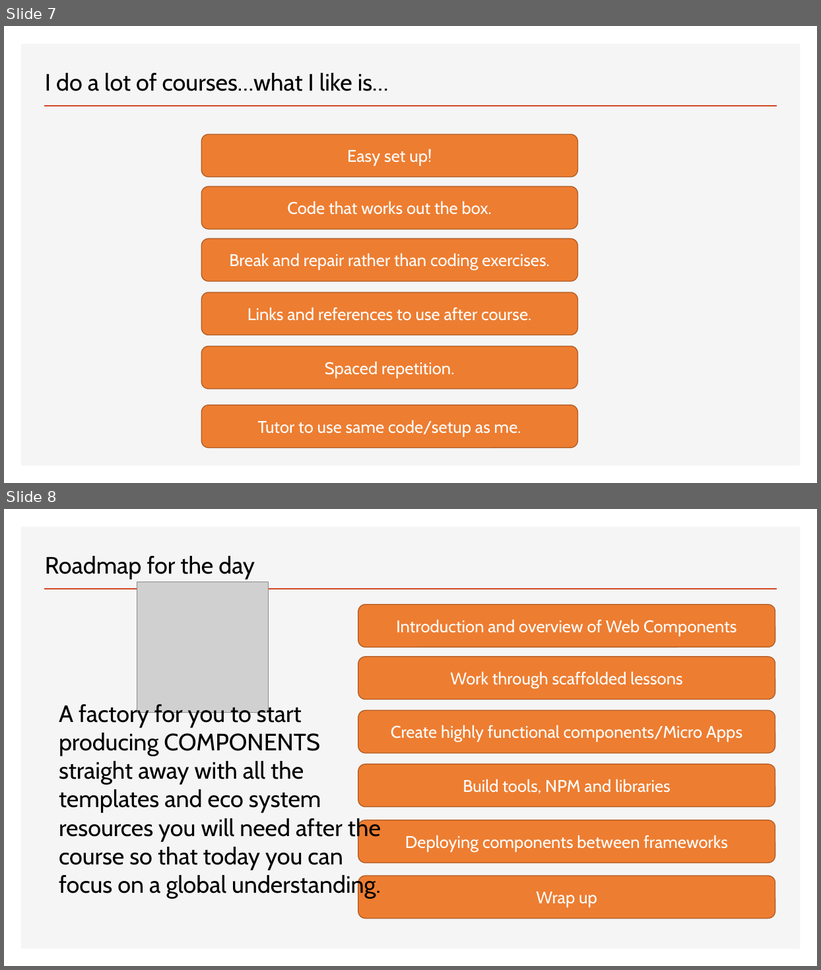
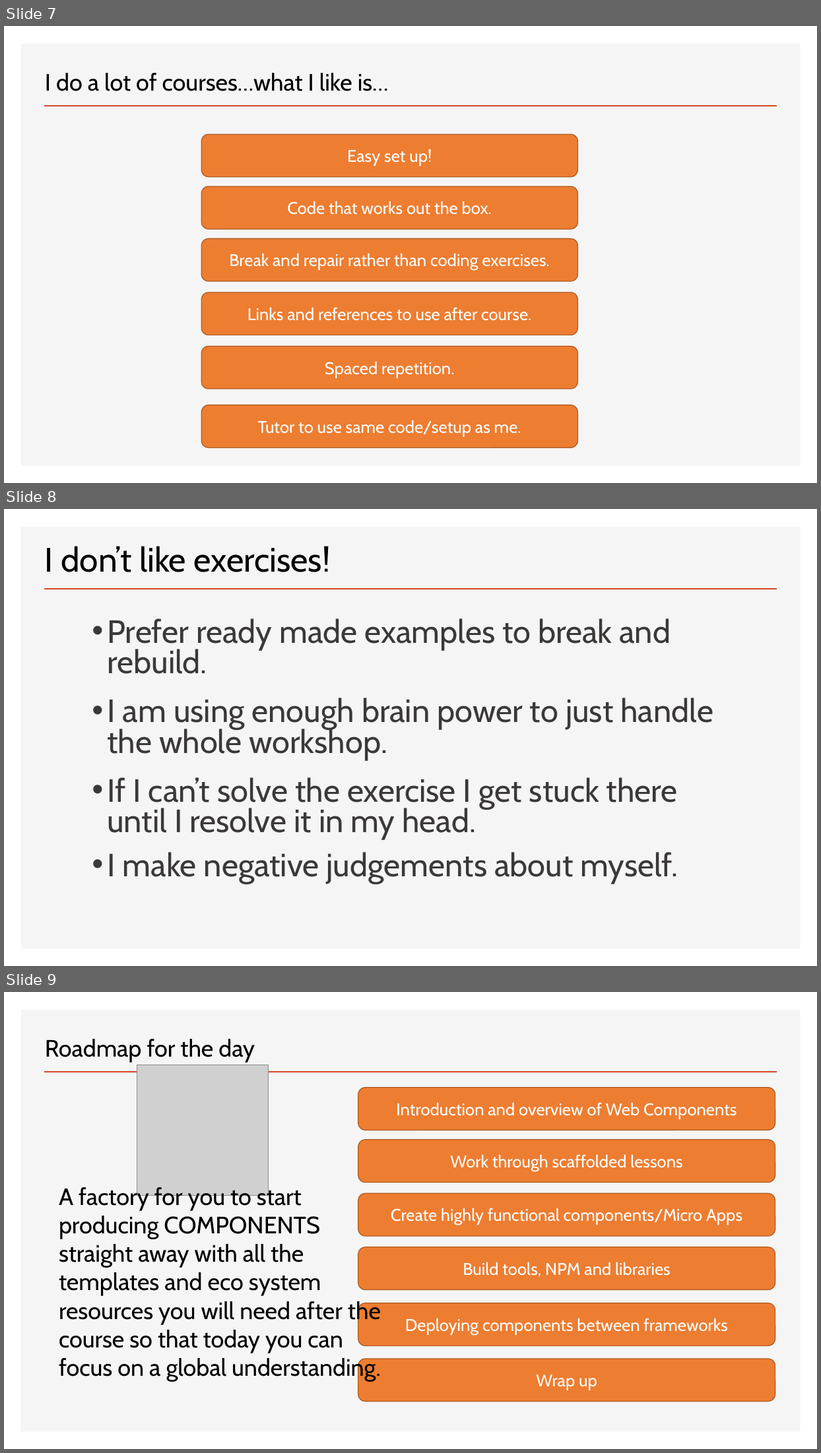
Before and after one commit to Python-Test-Engineer/web-components-v1, a slide deck: SLIDES/ndc-web-components.pptx. Shown one above the other, each under a label of ours: slides 7 and 8 before the commit, slides 7, 8 and 9 after it. The pictures are 821x970 and 821x1453 pixels, drawn with LibreOffice and Linux fonts; fonts in the diff are those of the drawing; grey boxes stand for pictures. Boxes give left, top, right and bottom in pixels: in the first picture for what was removed or moved away, otherwise in the second. Text is boxed around its words. In the diff, an @@ line names an element or a change of style, - is before the commit and + after.

```diff
--- a/SLIDES/ndc-web-components.pptx
+++ b/SLIDES/ndc-web-components.pptx
@@ slide 8 added at <box>4,509,817,966</box>, background #FFFFFF; not listed: 2 template elements that a slide beside it also shows @@
@@ title added at <box>45,546,331,572</box>, 40 pt, text #000000 @@
+I don’t like exercises!
@@ text added at <box>107,619,714,884</box>, 38 pt, text #3B3838 @@
+  • Prefer ready made examples to break and rebuild.
+  • I am using enough brain power to just handle the whole workshop.
+  • If I can’t solve the exercise I get stuck there until I resolve it in my head.
+  • I make negative judgements about myself.
@@ what was slide 8 is now slide 9 @@
```
Also in this commit, not shown: 1 slide changed, 4 other files.
